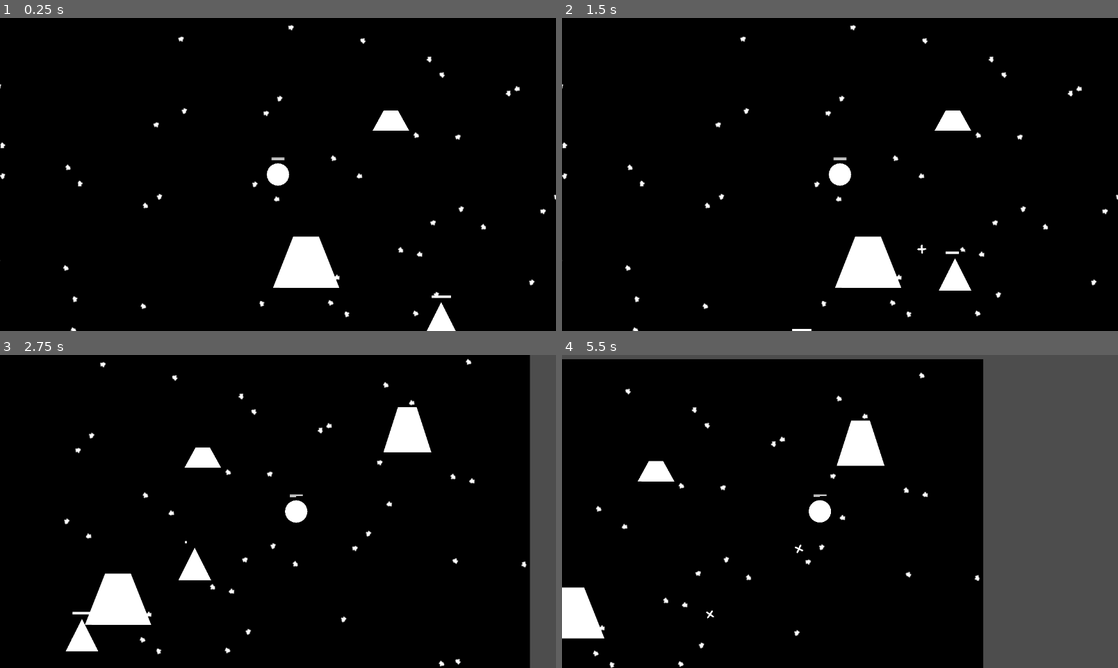
Above: before the commit, frames 1-4 (two rows, left to right).
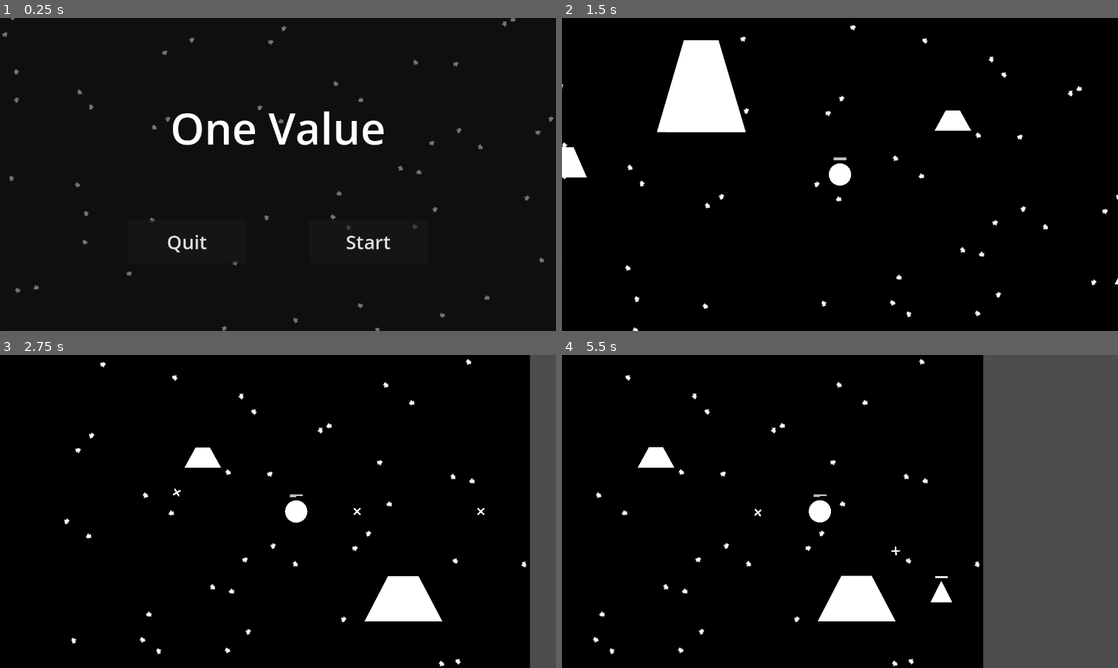
Above: after the commit, the same moments.

Repository: takko9ei/one-value
Game: Godot game, scene res://scene/MainMenu.tscn
Same seed, same stepped clock (60 frames per second), same inputs: the game is played once before the commit and once after it. Before the commit the project starts from res://MainScene.tscn.
Inputs (mouse positions are in pixels of both pictures, inside the frame that each line leads up to):
- Up to frame 1 (0.25 s): no input
- Up to frame 2 (1.5 s): click (928, 240) at 0.5 s, where only the run after the commit has a clickable "Start"; click (928, 299) at 1.25 s, where only the run after the commit has a clickable "Start"
- Up to frame 3 (2.75 s): tap Enter at 2 s; hold Right (ui_right) from 2.03 s (still down); tap Space (dash) at 2.1 s
- Up to frame 4 (5.5 s): release Right (ui_right) at 2.78 s; hold Down (ui_down) 2.78-3.53 s; tap R at 2.85, 4.35 s; hold Right (ui_right) 3.53-4.28 s; tap Space (dash) at 3.6, 5.1 s; hold Up (ui_up) 4.28-5.03 s; hold Left (ui_left) from 5.03 s (still down)

The runs differ from the first frame. In frame 1, 5.1% of the frame differs, in the area x 0-100%, y 0-100%; in frame 2, 5.4%; in frame 3, 4.4%; in frame 4, 6.0%, in the area x 0-76%, y 0-100%.

Commit message:
123

Diff:
--- /dev/null
+++ b/prefab/enemy_golem.tscn
@@ -0,0 +1,9 @@
+[gd_scene format=3 uid="uid://bx0jrs83ll6xd"]
+
+[ext_resource type="PackedScene" uid="uid://detwna7w2k3wd" path="res://prefab/EnemyBase.tscn" id="1_qquct"]
+
+[node name="EnemyBase" unique_id=354812716 instance=ExtResource("1_qquct")]
+scale = Vector2(0.66419935, 0.3798877)
+base_hp = 300.0
+base_def = 60.0
+base_atk = 100.0
--- /dev/null
+++ b/prefab/enemy_hounds.tscn
@@ -0,0 +1,7 @@
+[gd_scene format=3 uid="uid://c34grh1atn22f"]
+
+[ext_resource type="PackedScene" uid="uid://detwna7w2k3wd" path="res://prefab/EnemyBase.tscn" id="1_32oi2"]
+
+[node name="EnemyBase" unique_id=354812716 instance=ExtResource("1_32oi2")]
+base_atk = 60.0
+base_speed = 380.0
--- /dev/null
+++ b/prefab/enemy_leech.tscn
@@ -0,0 +1,9 @@
+[gd_scene format=3 uid="uid://gplhmds2ttu0"]
+
+[ext_resource type="PackedScene" uid="uid://detwna7w2k3wd" path="res://prefab/EnemyBase.tscn" id="1_wy6pd"]
+
+[node name="EnemyBase" unique_id=354812716 instance=ExtResource("1_wy6pd")]
+scale = Vector2(0.1579718, 0.12527585)
+base_hp = 20.0
+base_atk = 5.0
+base_speed = 380.0
--- /dev/null
+++ b/prefab/enemy_swarm.tscn
@@ -0,0 +1,9 @@
+[gd_scene format=3 uid="uid://cfscbnv8avv58"]
+
+[ext_resource type="PackedScene" uid="uid://detwna7w2k3wd" path="res://prefab/EnemyBase.tscn" id="1_vw4i4"]
+
+[node name="EnemyBase" unique_id=354812716 instance=ExtResource("1_vw4i4")]
+scale = Vector2(0.195, 0.195)
+base_hp = 20.0
+base_def = 10.0
+base_speed = 300.0
--- /dev/null
+++ b/prefab/enemy_warden.tscn
@@ -0,0 +1,10 @@
+[gd_scene format=3 uid="uid://dlthe3o86sjji"]
+
+[ext_resource type="PackedScene" uid="uid://detwna7w2k3wd" path="res://prefab/EnemyBase.tscn" id="1_uiiw5"]
+
+[node name="EnemyBase" unique_id=354812716 instance=ExtResource("1_uiiw5")]
+scale = Vector2(0.4390934, 0.386904)
+base_hp = 500.0
+base_def = 80.0
+base_atk = 40.0
+base_speed = 320.0
--- a/project.godot
+++ b/project.godot
@@ -11,7 +11,7 @@
 [application]
 
 config/name="one-value"
-run/main_scene="uid://beg37dtcbniyu"
+run/main_scene="uid://dvobag35ox18n"
 config/features=PackedStringArray("4.6", "Forward Plus")
 config/icon="res://icon.svg"
 
--- /dev/null
+++ b/scene/LevelBase.tscn
@@ -0,0 +1,88 @@
+[gd_scene format=3 uid="uid://6jg87j7gsbt1"]
+
+[ext_resource type="Texture2D" uid="uid://chsd15snc4gas" path="res://mat/background.png" id="1_aiwqg"]
+[ext_resource type="PackedScene" uid="uid://bctdd3u8oshfq" path="res://prefab/Obstacle.tscn" id="2_7vdoc"]
+[ext_resource type="PackedScene" uid="uid://dupmuukt1o8t8" path="res://prefab/Walls.tscn" id="3_cw6tb"]
+[ext_resource type="PackedScene" uid="uid://kbp05jvfucbl" path="res://prefab/GameOverUI.tscn" id="4_5exex"]
+[ext_resource type="PackedScene" uid="uid://bwmg6wo00x5gy" path="res://prefab/Player.tscn" id="5_2ga4g"]
+[ext_resource type="Script" uid="uid://b6rna4anmhjl3" path="res://script/LevelController.gd" id="6_ss3rl"]
+
+[node name="LevelBase2" type="Node2D" unique_id=903493907]
+
+[node name="Background" type="Sprite2D" parent="." unique_id=1905704466]
+position = Vector2(995, 585.5)
+scale = Vector2(1.0364584, 1.0842594)
+texture = ExtResource("1_aiwqg")
+
+[node name="Obstacles" type="Node2D" parent="." unique_id=1528090072]
+
+[node name="Obstacle" parent="Obstacles" unique_id=1741468574 instance=ExtResource("2_7vdoc")]
+position = Vector2(248.00002, 203)
+scale = Vector2(0.39565784, 0.27585867)
+
+[node name="Obstacle2" parent="Obstacles" unique_id=1480085789 instance=ExtResource("2_7vdoc")]
+position = Vector2(1516, 816)
+scale = Vector2(0.62852615, 0.5092218)
+
+[node name="Obstacle3" parent="Obstacles" unique_id=81715292 instance=ExtResource("2_7vdoc")]
+position = Vector2(1237, 257)
+scale = Vector2(0.3293664, 0.18156895)
+
+[node name="Obstacle4" parent="Obstacles" unique_id=1778859401 instance=ExtResource("2_7vdoc")]
+position = Vector2(625, 901)
+scale = Vector2(0.36321568, 0.21177131)
+
+[node name="Obstacle5" parent="Obstacles" unique_id=1576723658 instance=ExtResource("2_7vdoc")]
+position = Vector2(275, 583)
+scale = Vector2(0.28969467, 0.19603679)
+
+[node name="Obstacle6" parent="Obstacles" unique_id=917031406 instance=ExtResource("2_7vdoc")]
+position = Vector2(1042, 583)
+scale = Vector2(0.5963069, 0.4575394)
+
+[node name="Obstacle7" parent="Obstacles" unique_id=1962116449 instance=ExtResource("2_7vdoc")]
+position = Vector2(1708, 193)
+scale = Vector2(0.4317742, 0.40678725)
+
+[node name="Walls" parent="." unique_id=1638335007 instance=ExtResource("3_cw6tb")]
+collision_layer = 4
+collision_mask = 0
+
+[node name="GameOverUi" parent="." unique_id=17944455 instance=ExtResource("4_5exex")]
+visible = false
+
+[node name="Player" parent="." unique_id=1386097706 node_paths=PackedStringArray("game_over_ui") instance=ExtResource("5_2ga4g")]
+position = Vector2(977, 381)
+game_over_ui = NodePath("../GameOverUi")
+
+[node name="LevelController" type="Node2D" parent="." unique_id=1188690888]
+script = ExtResource("6_ss3rl")
+
+[node name="SpawnTimer" type="Timer" parent="LevelController" unique_id=1622400632]
+autostart = true
+
+[node name="SpawnPoints" type="Node2D" parent="LevelController" unique_id=220473392]
+
+[node name="SpawnPoints#Marker2D" type="Marker2D" parent="LevelController/SpawnPoints" unique_id=330577456]
+position = Vector2(73, 62)
+
+[node name="SpawnPoints#Marker2D2" type="Marker2D" parent="LevelController/SpawnPoints" unique_id=1613269125]
+position = Vector2(1003, 52)
+
+[node name="SpawnPoints#Marker2D3" type="Marker2D" parent="LevelController/SpawnPoints" unique_id=793360530]
+position = Vector2(1933, 30)
+
+[node name="SpawnPoints#Marker2D4" type="Marker2D" parent="LevelController/SpawnPoints" unique_id=294041463]
+position = Vector2(72, 1113)
+
+[node name="SpawnPoints#Marker2D5" type="Marker2D" parent="LevelController/SpawnPoints" unique_id=627587137]
+position = Vector2(991, 1120)
+
+[node name="SpawnPoints#Marker2D6" type="Marker2D" parent="LevelController/SpawnPoints" unique_id=328181675]
+position = Vector2(1922, 1105)
+
+[node name="SpawnPoints#Marker2D7" type="Marker2D" parent="LevelController/SpawnPoints" unique_id=309583646]
+position = Vector2(53, 577)
+
+[node name="SpawnPoints#Marker2D8" type="Marker2D" parent="LevelController/SpawnPoints" unique_id=483541055]
+position = Vector2(1933, 604)
--- /dev/null
+++ b/scene/level1_swarm.tscn
@@ -0,0 +1,26 @@
+[gd_scene format=3 uid="uid://s8f5eghgavyb"]
+
+[ext_resource type="PackedScene" uid="uid://6jg87j7gsbt1" path="res://scene/LevelBase.tscn" id="1_fn715"]
+[ext_resource type="PackedScene" uid="uid://cfscbnv8avv58" path="res://prefab/enemy_swarm.tscn" id="2_x8ovl"]
+
+[node name="LevelBase" unique_id=903493907 instance=ExtResource("1_fn715")]
+
+[node name="Obstacle" parent="Obstacles" parent_id_path=PackedInt32Array(1528090072) index="0" unique_id=1741468574]
+position = Vector2(344, 353)
+
+[node name="Obstacle2" parent="Obstacles" parent_id_path=PackedInt32Array(1528090072) index="1" unique_id=1480085789]
+position = Vector2(760, 1031)
+
+[node name="Obstacle4" parent="Obstacles" parent_id_path=PackedInt32Array(1528090072) index="3" unique_id=1778859401]
+position = Vector2(1698.9999, 582)
+scale = Vector2(0.7027485, 0.40851736)
+
+[node name="Obstacle6" parent="Obstacles" parent_id_path=PackedInt32Array(1528090072) index="5" unique_id=917031406]
+position = Vector2(658.00006, 178)
+scale = Vector2(0.8003626, 0.8245341)
+
+[node name="Obstacle7" parent="Obstacles" parent_id_path=PackedInt32Array(1528090072) index="6" unique_id=1962116449]
+position = Vector2(1500.0001, 844)
+
+[node name="LevelController" parent="." index="5" unique_id=1188690888]
+enemy_scene = ExtResource("2_x8ovl")
--- /dev/null
+++ b/scene/level2_golem.tscn
@@ -0,0 +1,32 @@
+[gd_scene format=3 uid="uid://djov2e0mf2m3p"]
+
+[ext_resource type="PackedScene" uid="uid://6jg87j7gsbt1" path="res://scene/LevelBase.tscn" id="1_dor73"]
+[ext_resource type="PackedScene" uid="uid://bx0jrs83ll6xd" path="res://prefab/enemy_golem.tscn" id="2_61by4"]
+
+[node name="LevelBase" unique_id=903493907 instance=ExtResource("1_dor73")]
+
+[node name="Obstacle" parent="Obstacles" parent_id_path=PackedInt32Array(1528090072) index="0" unique_id=1741468574]
+position = Vector2(717, 691)
+scale = Vector2(0.28425366, 0.16714205)
+
+[node name="Obstacle2" parent="Obstacles" parent_id_path=PackedInt32Array(1528090072) index="1" unique_id=1480085789]
+position = Vector2(1337.0001, 667.00006)
+scale = Vector2(0.2264951, 0.16537972)
+
+[node name="Obstacle3" parent="Obstacles" parent_id_path=PackedInt32Array(1528090072) index="2" unique_id=81715292]
+position = Vector2(1305, 174.00003)
+scale = Vector2(0.48221886, 0.11335077)
+
+[node name="Obstacle6" parent="Obstacles" parent_id_path=PackedInt32Array(1528090072) index="5" unique_id=917031406]
+position = Vector2(1278, 743)
+scale = Vector2(0.2393249, 0.2311669)
+
+[node name="Obstacle7" parent="Obstacles" parent_id_path=PackedInt32Array(1528090072) index="6" unique_id=1962116449]
+position = Vector2(1663, 485)
+scale = Vector2(0.19222035, 0.25573882)
+
+[node name="LevelController" parent="." index="5" unique_id=1188690888]
+enemy_scene = ExtResource("2_61by4")
+total_enemies_to_kill = 5
+spawn_interval = 5.0
+max_enemies_on_screen = 2
--- /dev/null
+++ b/scene/level3_houd.tscn
@@ -0,0 +1,11 @@
+[gd_scene format=3 uid="uid://gh3m2ap1hbr"]
+
+[ext_resource type="PackedScene" uid="uid://6jg87j7gsbt1" path="res://scene/LevelBase.tscn" id="1_tsqnm"]
+[ext_resource type="PackedScene" uid="uid://c34grh1atn22f" path="res://prefab/enemy_hounds.tscn" id="2_hdtmx"]
+
+[node name="LevelBase" unique_id=903493907 instance=ExtResource("1_tsqnm")]
+
+[node name="LevelController" parent="." index="5" unique_id=1188690888]
+enemy_scene = ExtResource("2_hdtmx")
+total_enemies_to_kill = 10
+max_enemies_on_screen = 5
--- /dev/null
+++ b/scene/level4_leech.tscn
@@ -0,0 +1,24 @@
+[gd_scene format=3 uid="uid://d15di6jsc486m"]
+
+[ext_resource type="PackedScene" uid="uid://6jg87j7gsbt1" path="res://scene/LevelBase.tscn" id="1_m7onf"]
+[ext_resource type="PackedScene" uid="uid://gplhmds2ttu0" path="res://prefab/enemy_leech.tscn" id="2_f0vqu"]
+
+[node name="LevelBase" unique_id=903493907 instance=ExtResource("1_m7onf")]
+
+[node name="Obstacle" parent="Obstacles" parent_id_path=PackedInt32Array(1528090072) index="0" unique_id=1741468574]
+position = Vector2(609, 285)
+
+[node name="Obstacle5" parent="Obstacles" parent_id_path=PackedInt32Array(1528090072) index="4" unique_id=1576723658]
+position = Vector2(1543, 539)
+
+[node name="Obstacle6" parent="Obstacles" parent_id_path=PackedInt32Array(1528090072) index="5" unique_id=917031406]
+position = Vector2(270, 894)
+
+[node name="Obstacle7" parent="Obstacles" parent_id_path=PackedInt32Array(1528090072) index="6" unique_id=1962116449]
+position = Vector2(591.00024, 595)
+
+[node name="LevelController" parent="." index="5" unique_id=1188690888]
+enemy_scene = ExtResource("2_f0vqu")
+total_enemies_to_kill = 40
+spawn_interval = 0.5
+max_enemies_on_screen = 20
--- /dev/null
+++ b/scene/level5_warden.tscn
@@ -0,0 +1,12 @@
+[gd_scene format=3 uid="uid://bgkjtnnwi0i6k"]
+
+[ext_resource type="PackedScene" uid="uid://6jg87j7gsbt1" path="res://scene/LevelBase.tscn" id="1_j1deu"]
+[ext_resource type="PackedScene" uid="uid://dlthe3o86sjji" path="res://prefab/enemy_warden.tscn" id="2_6yaot"]
+
+[node name="LevelBase" unique_id=903493907 instance=ExtResource("1_j1deu")]
+
+[node name="LevelController" parent="." index="5" unique_id=1188690888]
+enemy_scene = ExtResource("2_6yaot")
+total_enemies_to_kill = 7
+spawn_interval = 5.0
+max_enemies_on_screen = 3
--- a/script/AllocationUI.gd
+++ b/script/AllocationUI.gd
@@ -4,11 +4,11 @@
 # =========================================================
 # Node References
 # =========================================================
-@onready var start_button: Button = $ButtonContainer/StartButton
-@onready var quit_button: Button = $ButtonContainer/QuitButton
-@onready var level_name_label: Label = $LevelNameLabel
-@onready var points_label: Label = $PointsLabel
-@onready var slider_container: Control = $SliderContainer
+@onready var start_button: Button = $Panel/ButtonContainer/StartButton
+@onready var quit_button: Button = $Panel/ButtonContainer/QuitButton
+@onready var level_name_label: Label = $Panel/LevelNameLabel
+@onready var points_label: Label = $Panel/PointsLabel
+@onready var slider_container: Control = $Panel/SliderContainer
 
 func _ready() -> void:
 	# 1. 设置关卡显示文本
@@ -56,7 +56,7 @@
 		current_total += GameManager.stats[key] as int
 
 	# 计算剩余的可用点数
-	var remaining_points: int = GameManager.total_pool - current_total
+	var remaining_points: int = GameManager.MAX_TOTAL_POINTS - current_total
 	points_label.text = "SP: " + str(remaining_points)
 
 func _on_slider_value_changed(new_value: float, slider: HSlider) -> void:
@@ -81,4 +81,4 @@
 
 func _on_quit_button_pressed() -> void:
 	# 切换回主菜单场景
-	get_tree().change_scene_to_file("res://MainMenu.tscn")
+	get_tree().change_scene_to_file("res://scene/MainMenu.tscn")
--- a/script/EnemyBase.gd
+++ b/script/EnemyBase.gd
@@ -1,5 +1,8 @@
 class_name EnemyBase
 extends CharacterBody2D
+
+# 声明死亡信号，用于通知关卡控制器
+signal died
 
 # =========================================================
 # 【Agent Context】 节点结构说明
@@ -105,6 +108,7 @@
 
 	# Destroy if HP drops to 0 or below
 	if current_hp <= 0:
+		died.emit()
 		queue_free()
 
 func _on_hitbox_body_entered(body: Node2D) -> void:
--- a/script/GameManager.gd
+++ b/script/GameManager.gd
@@ -1,13 +1,26 @@
 extends Node
 
-# Emitted whenever any stat is successfully changed.
+# =========================================================
+# Variables & Signals (变量与信号声明)
+# =========================================================
 signal stats_updated
 
-# The maximum total points allowed across all stats.
-@export var total_pool: int = 100
+const MAX_TOTAL_POINTS: int = 100
 
-# Dictionary storing all resource allocations.
-# Keys are Strings, values are integers.
+# 预留关卡路径数组，供后续扩充场景时平滑跳转
+@export var level_scenes: Array[String] = [
+	"res://scene/level1_swarm.tscn",
+	"res://scene/level2_golem.tscn",
+	"res://scene/level3_houd.tscn",
+	"res://scene/level4_leech.tscn",
+	"res://scene/level5_warden.tscn"
+]
+
+# 状态变量
+var current_level_index: int = 0
+var remaining_points: int = 100
+
+# 核心零和博弈字典 (初始值全为 0)
 var stats: Dictionary = {
 	"hp": 0,
 	"atk": 0,
@@ -18,31 +31,81 @@
 	"enemy_def_debuff": 0
 }
 
-# Updates a specific stat while ensuring the overall total doesn't exceed total_pool.
-func update_stat(stat_name: String, new_value: int) -> void:
-	# Validate if the stat exists in our dictionary.
+# =========================================================
+# Level Flow Control (关卡流转逻辑)
+# =========================================================
+
+# 开启全新的一轮游戏
+func start_new_game() -> void:
+	current_level_index = 0
+	_reset_all_stats()
+	get_tree().change_scene_to_file("res://scene/AllocationUI.tscn")
+
+# 纯粹的 UI 跳转
+func go_to_allocation() -> void:
+	get_tree().change_scene_to_file("res://scene/AllocationUI.tscn")
+
+# 加载真正的战斗场景
+func load_current_level() -> void:
+	if current_level_index < level_scenes.size():
+		get_tree().change_scene_to_file(level_scenes[current_level_index])
+	else:
+		# 暂不处理通关 UI，直接在后台打印提示
+		print("Game Beaten!")
+
+# 通关当前关卡，进入下一关
+func next_level() -> void:
+	current_level_index += 1
+	go_to_allocation()
+
+# 死亡重开（带惩罚或纯粹的重置分配）
+func retry_current_level() -> void:
+	_reset_all_stats()
+	go_to_allocation()
+
+# =========================================================
+# Core Allocation Logic (核心分配逻辑与校验)
+# =========================================================
+
+# 处理滑块拖动传来的请求
+func update_stat(stat_name: String, value: int) -> void:
 	if not stats.has(stat_name):
-		push_error("GameManager: Attempted to update non-existent stat: ", stat_name)
 		return
 
-	# Prevent negative stat values (assuming stats cannot be less than 0).
-	var clamped_new_value: int = maxi(0, new_value)
+	# 确保传入的值不为负数
+	var safe_value: int = maxi(0, value)
 
-	# Calculate the current sum of all stats.
-	var current_total: int = 0
+	# 1. 模拟运算：假设本次更新成功，整个字典加起来是多少？
+	var projected_total: int = 0
 	for key: String in stats:
-		current_total += stats[key] as int
+		if key == stat_name:
+			projected_total += safe_value
+		else:
+			projected_total += stats[key] as int
 
-	# Calculate how many points are used by ALL OTHER stats except the one we are modifying.
-	var points_used_by_others: int = current_total - (stats[stat_name] as int)
+	# 2. 上限校验 (Cap Check)
+	# 如果总和 <= 100，才判定为合法的分配操作
+	if projected_total <= MAX_TOTAL_POINTS:
+		stats[stat_name] = safe_value
 
-	# The maximum value this specific stat can take is whatever remains in the pool.
-	var max_allowed_value: int = total_pool - points_used_by_others
+	# 3. 结果核算与广播
+	# 无论上面那步是否更新成功，最后都要重新核算剩余点数
+	var actual_total: int = 0
+	for key: String in stats:
+		actual_total += stats[key] as int
 
-	# Clamp the requested value to ensure we don't exceed the total pool.
-	var final_value: int = mini(clamped_new_value, max_allowed_value)
+	remaining_points = MAX_TOTAL_POINTS - actual_total
 
-	# Apply the change and emit the signal only if the value actually changed.
-	if (stats[stat_name] as int) != final_value:
-		stats[stat_name] = final_value
-		stats_updated.emit()
+	# 强制发出信号，这一步极其关键。
+	# 如果玩家强行把滑块拉满导致 projected_total > 100，底层数据不会改变，
+	# 此信号发射后，AllocationUI 将捕捉到信号，并执行 set_value_no_signal，
+	# 把处于“越界状态”的滑块瞬间拉回到实际合法的刻度上。
+	stats_updated.emit()
+
+# 重置全部资源分配
+func _reset_all_stats() -> void:
+	for key: String in stats:
+		stats[key] = 0
+
+	remaining_points = MAX_TOTAL_POINTS
+	stats_updated.emit()
--- a/script/GameOverUI.gd
+++ b/script/GameOverUI.gd
@@ -50,10 +50,11 @@
 	# 解除暂停。重开前必须恢复时间流动，否则新实例化的场景将一出生就在暂停状态
 	get_tree().paused = false
 
-	# 重载当前场景（未来这里会改为跳回全局分配菜单）
-	var err = get_tree().reload_current_scene()
-	if err != OK:
-		push_error("GameOverUI: 重载场景失败！错误码: ", err)
+	# 跳转回加点 UI 重新分配
+	if GameManager.has_method("retry_current_level"):
+		GameManager.retry_current_level()
+	else:
+		push_error("GameOverUI: GameManager 中未定义 retry_current_level() 方法！")
 
 func _on_back_button_pressed() -> void:
 	# 留空，作为后续返回标题使用
--- /dev/null
+++ b/script/LevelController.gd
@@ -0,0 +1,96 @@
+class_name LevelController
+extends Node2D
+
+# =========================================================
+# 【Agent Context】 节点结构说明
+# =========================================================
+# 挂载于 LevelController 节点
+# 场景期望包含以下子节点：
+# - LevelController (Node2D)
+#   ├── SpawnTimer (Timer) : 控制刷怪间隔
+#   └── SpawnPoints (Node2D) : 作为容器，其下挂载多个 Marker2D 作为生成点
+# =========================================================
+
+# =========================================================
+# 关卡参数 (可暴露给各个 Stage 独立调整)
+# =========================================================
+@export var enemy_scene: PackedScene
+@export var total_enemies_to_kill: int = 20
+@export var spawn_interval: float = 1.0
+@export var max_enemies_on_screen: int = 15
+
+# =========================================================
+# 内部状态变量
+# =========================================================
+var current_kills: int = 0
+var _spawn_points: Array[Marker2D] = []
+
+# =========================================================
+# 节点引用
+# =========================================================
+@onready var spawn_timer: Timer = $SpawnTimer
+
+func _ready() -> void:
+	# 1. 初始化 SpawnTimer
+	if spawn_timer:
+		spawn_timer.wait_time = spawn_interval
+		spawn_timer.timeout.connect(_on_spawn_timer_timeout)
+		spawn_timer.start()
+	else:
+		push_error("LevelController: 找不到 SpawnTimer 节点！")
+
+	# 2. 获取所有的生成点
+	var points_container: Node = get_node_or_null("SpawnPoints")
+	if points_container:
+		for child: Node in points_container.get_children():
+			if child is Marker2D:
+				_spawn_points.append(child)
+
+	if _spawn_points.is_empty():
+		push_warning("LevelController: SpawnPoints 下没有找到任何 Marker2D 生成点！")
+
+func _on_spawn_timer_timeout() -> void:
+	# 安全校验
+	if not enemy_scene or _spawn_points.is_empty():
+		return
+
+	# 检查当前同屏怪物数量，限制最大生成数
+	var current_enemies: Array[Node] = get_tree().get_nodes_in_group("enemy")
+	if current_enemies.size() >= max_enemies_on_screen:
+		return # 屏幕上怪物太多了，本次跳过生成
+
+	# 随机选择一个生成点
+	var random_point: Marker2D = _spawn_points.pick_random()
+
+	# 实例化敌人
+	var enemy: EnemyBase = enemy_scene.instantiate() as EnemyBase
+	if enemy:
+		enemy.global_position = random_point.global_position
+
+		# 关键：连接敌人的死亡信号到控制器的统计函数
+		enemy.died.connect(_on_enemy_died)
+
+		# 将敌人添加到当前场景树中
+		var current_scene: Node = get_tree().current_scene
+		if current_scene:
+			current_scene.add_child(enemy)
+		else:
+			get_tree().root.add_child(enemy)
+
+func _on_enemy_died() -> void:
+	# 每次有敌人发出 died 信号，击杀数 + 1
+	current_kills += 1
+
+	# 检查通关条件
+	if current_kills >= total_enemies_to_kill:
+		# 通关条件达成，停止刷怪
+		if spawn_timer:
+			spawn_timer.stop()
+
+		print("Level Cleared! 关卡通过！")
+
+		# 进入下一关或跳转到加点 UI
+		if GameManager.has_method("next_level"):
+			GameManager.next_level()
+		else:
+			push_error("LevelController: GameManager 中未定义 next_level() 方法！")
Not shown, added: script/LevelController.gd.uid
Not shown, changed: ARCHITECTURE.md
